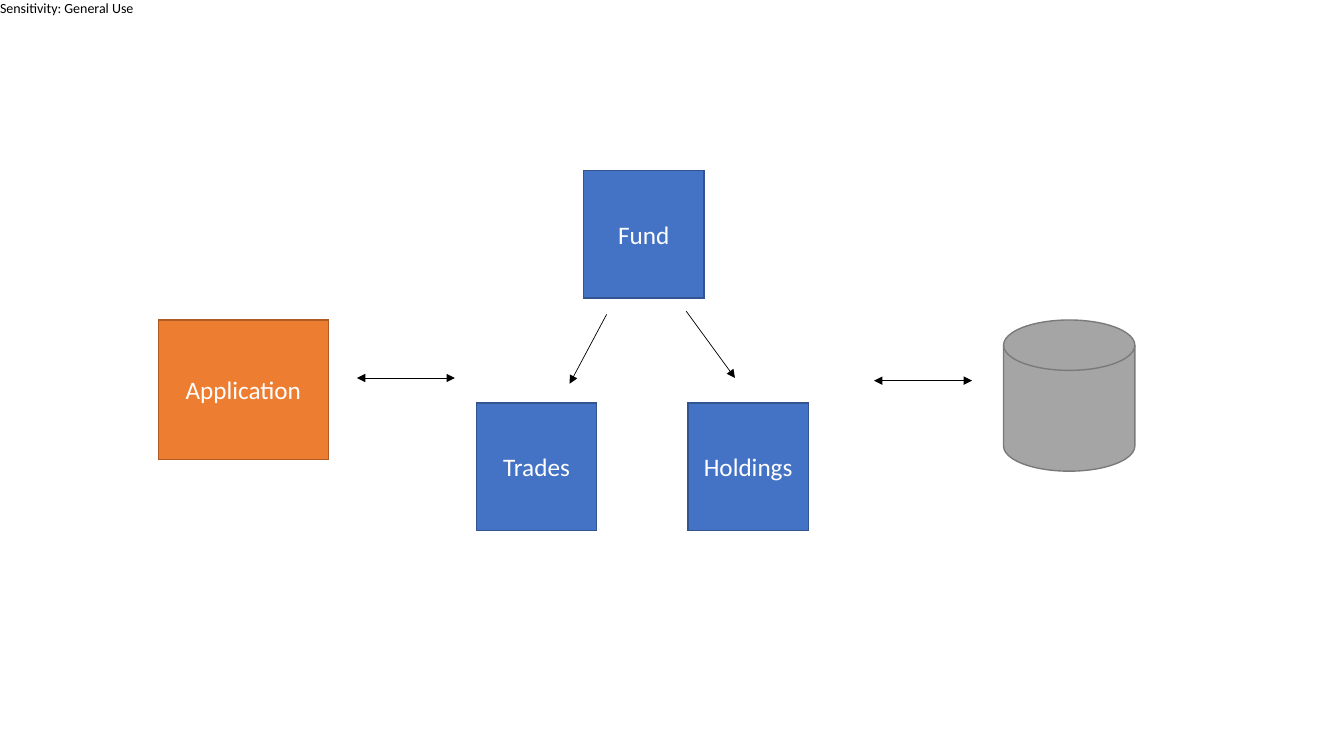
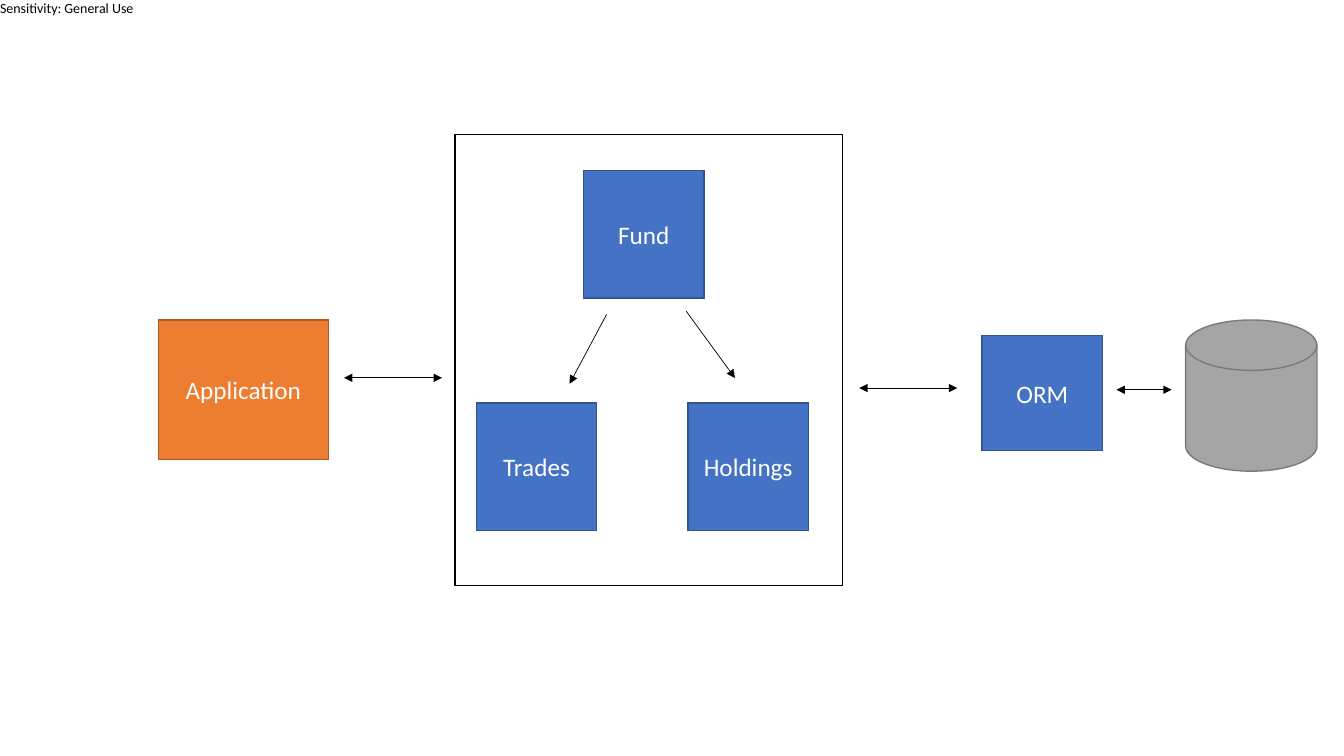
Before and after one commit to linus123/linus123.github.io, a slide deck: slide 1 of src/DataAccess/DataAccess.pptx. Drawn at 1344x756 pixels with LibreOffice and Linux fonts; fonts in the diff are those of the drawing. Boxes give left, top, right and bottom in pixels: in the first picture for what was removed or moved away, otherwise in the second. Text is boxed around its words. In the diff, an @@ line names an element or a change of style, - is before the commit and + after.

```diff
--- a/src/DataAccess/DataAccess.pptx
+++ b/src/DataAccess/DataAccess.pptx
@@ rectangle added at [455,135,843,586], outline #000000 0.75 pt @@
@@ cylinder: place and size @@
-cylinder at [1004,320,1135,471]
+cylinder at [1186,320,1317,471]
@@ rectangle added at [982,336,1102,451], fill #4472C4, outline #325491 1 pt, 18 pt, text #FFFFFF @@
+ORM
@@ double arrow moved from (357, 378) - (455, 378) to (344, 378) - (443, 378) @@
@@ double arrow moved from (874, 381) - (972, 381) to (859, 388) - (958, 388) @@
@@ double arrow added from (1117, 390) to (1172, 390), #000000 0.5 pt @@
```
Also in this commit, not shown: 7 other files.
